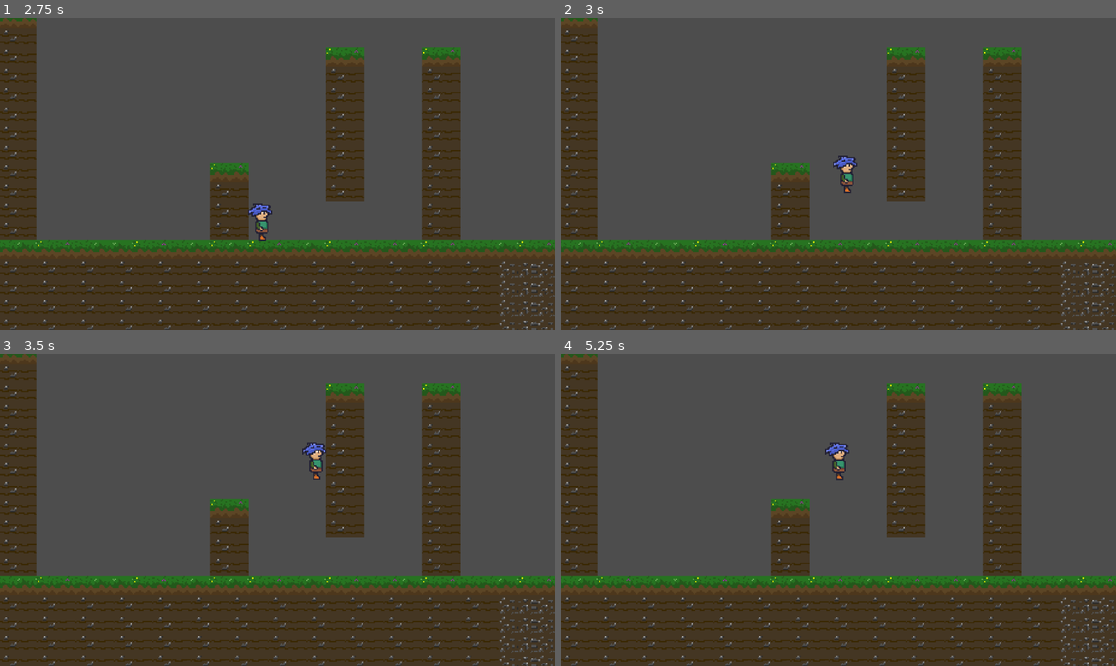
Above: before the commit, frames 1-4 (two rows, left to right).
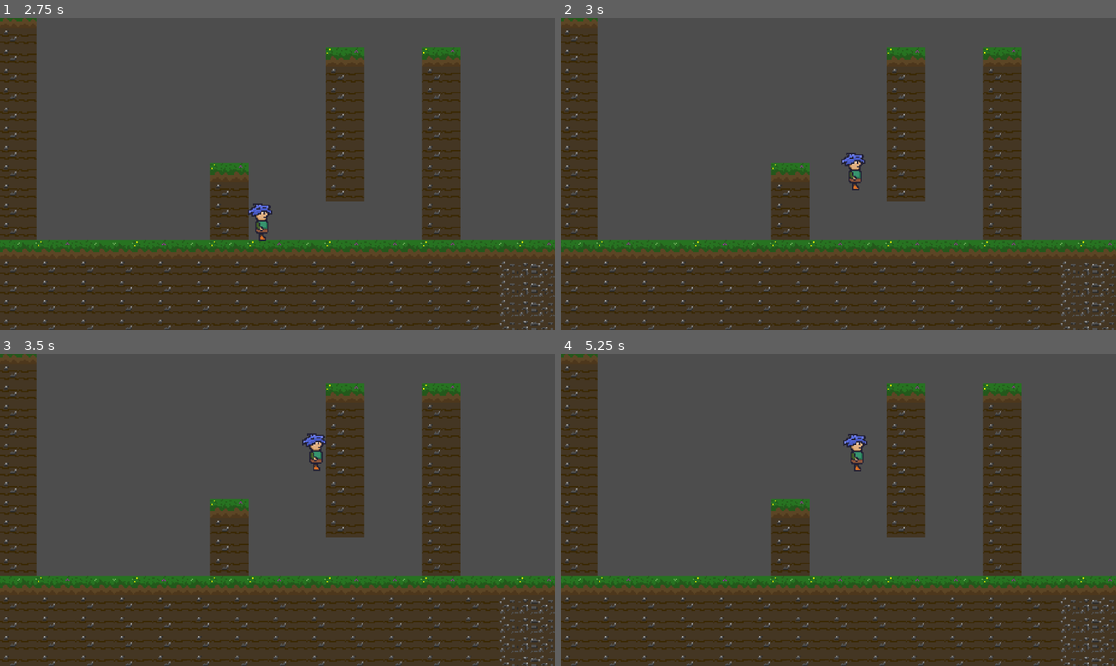
Above: after the commit, the same moments.

Repository: Gordon-Neb/Reventure
Game: Godot game, scene res://scenes/starting_area.tscn
Two runs of this game, one before a commit and one after it. Both use one fixed random seed, a clock stepped at 60 frames per second and the inputs below.
Inputs:
- Up to frame 1 (2.75 s): tap Enter at 0.5 s; hold Shift (Sprint) 0.53-1.28 s; hold Right (Right) 0.53-2.03 s; tap Space (Jump) at 0.77, 1.52 s; tap S (Dash) at 1.35 s; tap Shift (Sprint) at 1.55 s; hold A (Left) from 2.03 s (still down); hold Shift (Sprint) from 2.03 s (still down)
- Up to frame 2 (3 s): tap Space (Jump) at 2.75 s; release A (Left) at 2.78 s; release Shift (Sprint) at 2.78 s; hold Right (Right) from 2.78 s (still down); tap Shift (Sprint) at 2.85 s
- Up to frame 3 (3.5 s): keep holding Right (Right); tap Space (Jump) at 3.02 s
- Up to frame 4 (5.25 s): hold Shift (Sprint) 3.53-4.28 s; tap S (Dash) at 3.6 s; tap Space (Jump) at 3.77, 4.52 s; release Right (Right) at 4.28 s; hold A (Left) 4.28-5.03 s; tap Shift (Sprint) at 4.35 s; hold Right (Right) from 5.03 s (still down); hold Shift (Sprint) from 5.03 s (still down)

Frame 1 is identical in both runs. In frame 2, 0.4% of the frame differs, in the area x 49-55%, y 43-57%; in frame 3, 0.4%; in frame 4, 0.6%, in the area x 47-56%, y 25-41%.

Commit message:
Added Variable Jump Speed

Diff:
--- a/scripts/player_states/base_state.gd
+++ b/scripts/player_states/base_state.gd
@@ -1,9 +1,18 @@
 extends Node
 class_name BaseState
+
+#Get Node State References Boiler Plate Code
+@onready var idle_node = $"../idle"
+@onready var walk_node = $"../walk"
+@onready var run_node = $"../run"
+@onready var jump_node = $"../jump"
+@onready var fall_node = $"../fall"
+@onready var dash_node = $"../dash"
 
 # Pass in a reference to the player's kinematic body so that it can be used by the state
 var player: Player
 #export animation if wanted
+var playerStats = preload("res://Player_Stat_Data.tres")
 
 func enter() -> void:
 	#insert animation
--- a/scripts/player_states/move.gd
+++ b/scripts/player_states/move.gd
@@ -1,17 +1,5 @@
 extends BaseState
 class_name MoveState
-
-
-
-#Get Node State References Boiler Plate Code
-@onready var idle_node = $"../idle"
-@onready var walk_node = $"../walk"
-@onready var run_node = $"../run"
-@onready var jump_node = $"../jump"
-@onready var fall_node = $"../fall"
-@onready var dash_node = $"../dash"
-#Get Player Stat Data
-var playerStats = preload("res://Player_Stat_Data.tres")
 
 func input(_event: InputEvent) -> BaseState:
 	if Input.is_action_just_pressed("Jump"):
--- a/scripts/player_states/states/fall.gd
+++ b/scripts/player_states/states/fall.gd
@@ -2,13 +2,7 @@
 
 @export  var move_speed = 60
 
-#Get Node State References Boiler Plate Code
-@onready var idle_node = $"../idle"
-@onready var walk_node = $"../walk"
-@onready var run_node = $"../run"
-@onready var jump_node = $"../jump"
-@onready var fall_node = $"../fall"
-@onready var dash_node = $"../dash"
+
 
 func physics_process(_delta: float) -> BaseState:
 	var move = 0
--- a/scripts/player_states/states/idle.gd
+++ b/scripts/player_states/states/idle.gd
@@ -1,13 +1,4 @@
 extends BaseState
-
-
-#Get Node State References Boiler Plate Code
-@onready var idle_node = $"../idle"
-@onready var walk_node = $"../walk"
-@onready var run_node = $"../run"
-@onready var jump_node = $"../jump"
-@onready var fall_node = $"../fall"
-@onready var dash_node = $"../dash"
 
 func enter() -> void:
 	super.enter()
--- a/scripts/player_states/states/jump.gd
+++ b/scripts/player_states/states/jump.gd
@@ -1,21 +1,10 @@
 extends BaseState
-
-@export var jump_force = 200
-@export var move_speed = 100
-
-#Get Node State References Boiler Plate Code
-@onready var idle_node = $"../idle"
-@onready var walk_node = $"../walk"
-@onready var run_node = $"../run"
-@onready var jump_node = $"../jump"
-@onready var fall_node = $"../fall"
-@onready var dash_node = $"../dash"
 
 func enter() -> void:
 	# This calls the base class enter function, which is necessary here
 	# to make sure the animation switches
 	super.enter()
-	player.velocity.y = -jump_force
+	player.velocity.y = playerStats.JUMP_FORCE
 
 func physics_process(_delta: float) -> BaseState:
 	var move = 0
@@ -26,7 +15,11 @@
 		move = 1
 		#player.animations.flip_h = false
 
-	player.velocity.x = move * move_speed
+	if Input.is_action_pressed("Sprint"):
+		player.velocity.x = move * playerStats.RUN_SPEED
+	else:
+		player.velocity.x = move * playerStats.WALK_SPEED
+
 	player.velocity.y += player.gravity
 	player.set_velocity(player.velocity)
 	player.set_up_direction(Vector2.UP)
